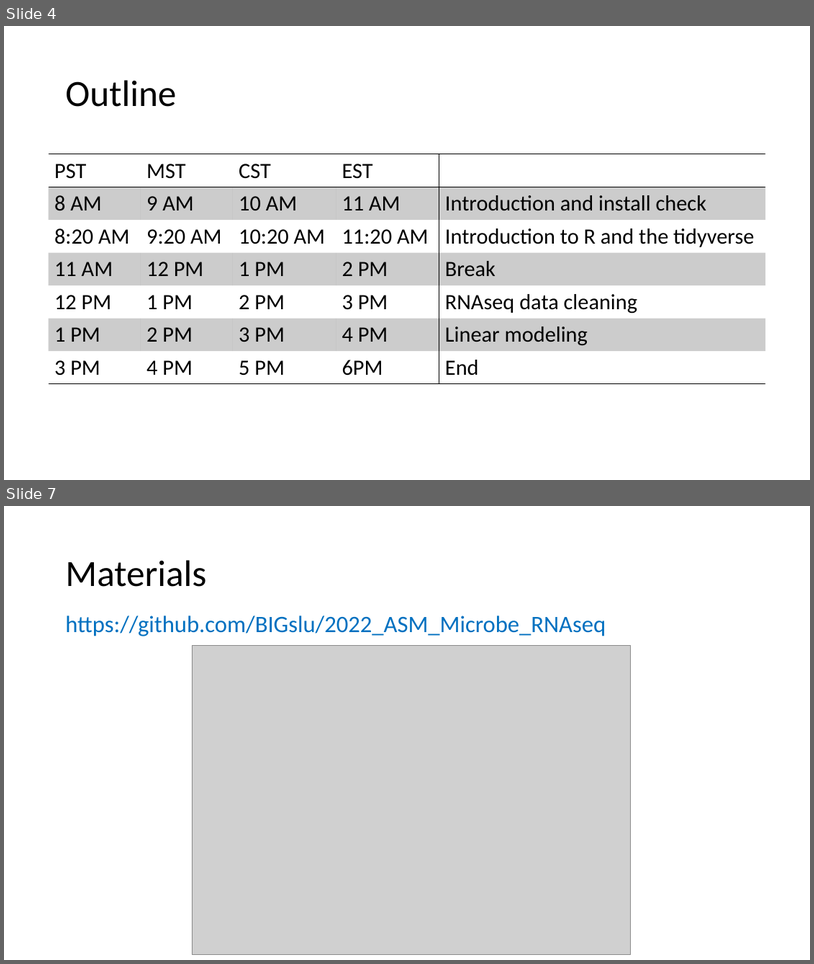
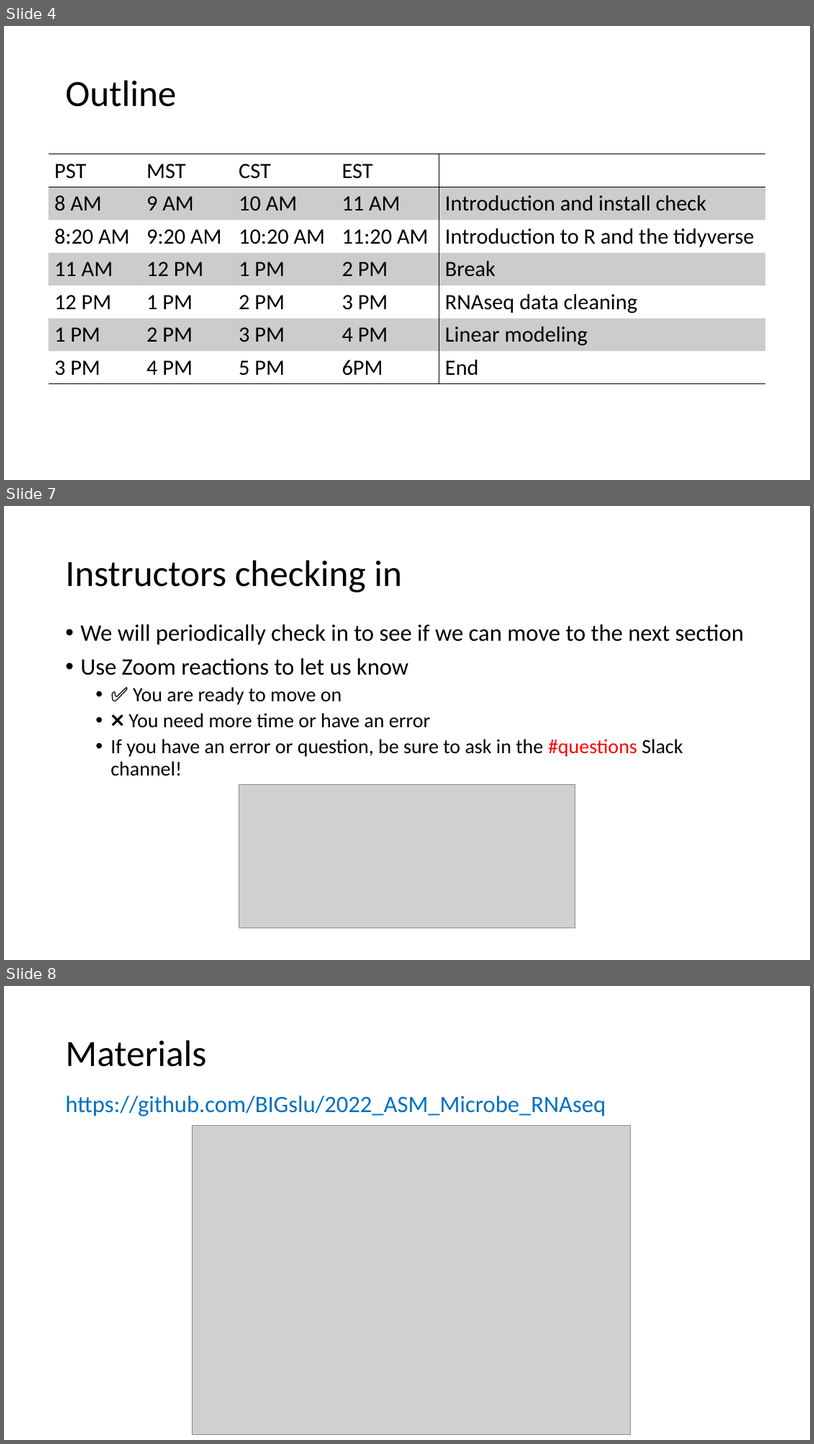
Before and after one commit to BIGslu/2022_ASM_Microbe_RNAseq, a slide deck: 0_welcome/welcome.pptx. Shown one above the other, each under a label of ours: slides 4 and 7 before the commit, slides 4, 7 and 8 after it; the slides between them are not shown. The pictures are 814x964 and 814x1444 pixels, drawn with LibreOffice and Linux fonts; fonts in the diff are those of the drawing; grey boxes stand for pictures. Boxes give left, top, right and bottom in pixels: in the first picture for what was removed or moved away, otherwise in the second. Text is boxed around its words. In the diff, an @@ line names an element or a change of style, - is before the commit and + after.

```diff
--- a/0_welcome/welcome.pptx
+++ b/0_welcome/welcome.pptx
@@ slide 7 added at box(4, 506, 810, 960), background #FFFFFF @@
@@ title added at box(65, 560, 402, 592), 44 pt, text #000000 @@
+Instructors checking in
@@ text added at box(80, 624, 744, 776), 24 pt, text #000000 @@
+• We will periodically check in to see if we can move to the next section
+• Use Zoom reactions to let us know
+  • ✅ You are ready to move on
+  • ❌ You need more time or have an error
+  • If you have an error or question, be sure to ask in the #questions Slack channel!
@@ picture added at box(239, 784, 576, 928) @@
@@ what was slide 7 is now slide 8 @@
```
Also in this commit, not shown: 4 slides changed.
